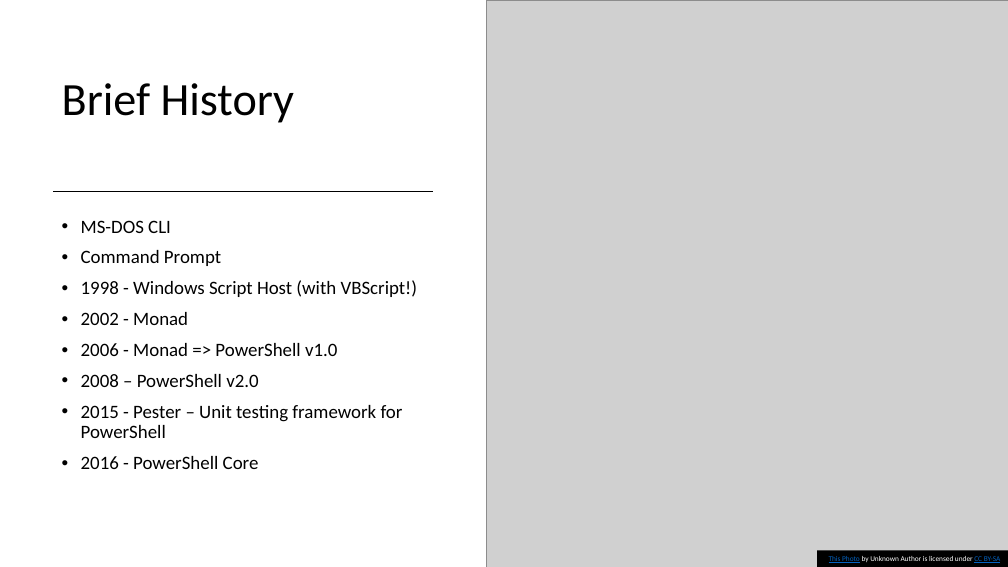
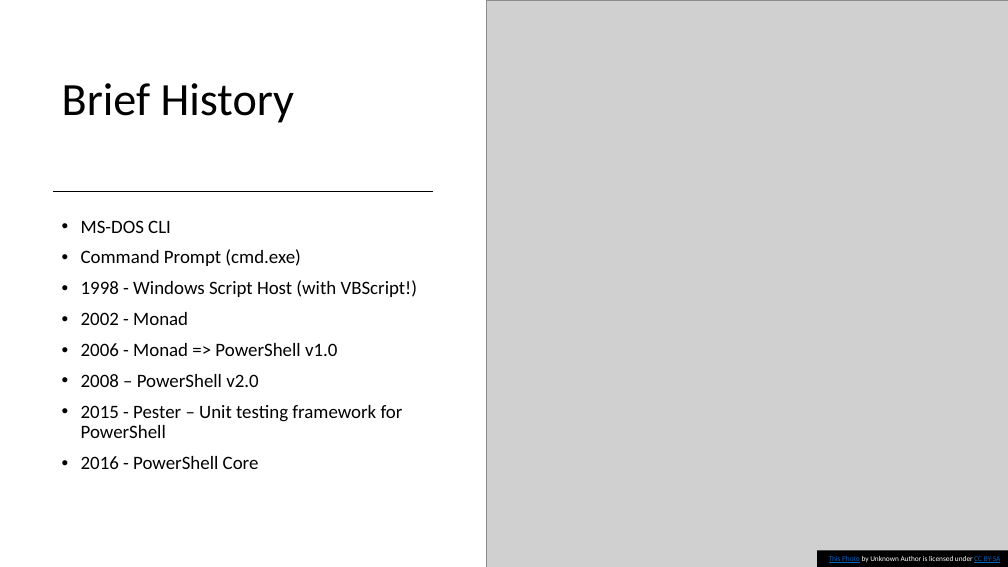
Before and after one commit to KurtKroeker/powershell, a slide deck: slide 6 of PowerShell_Presentation.pptx (slide 5 before the commit). Drawn at 1008x567 pixels with LibreOffice and Linux fonts; fonts in the diff are those of the drawing; grey boxes stand for pictures. Boxes give left, top, right and bottom in pixels: in the first picture for what was removed or moved away, otherwise in the second. Text is boxed around its words. In the diff, an @@ line names an element or a change of style, - is before the commit and + after.

```diff
--- a/PowerShell_Presentation.pptx
+++ b/PowerShell_Presentation.pptx
@@ text at <box>81,249,300,266</box>: text changed @@
-• Command Prompt
+• Command Prompt (cmd.exe)
```
Also in this commit, not shown: 3 other slides changed, 1 slide added, 2 other files.
